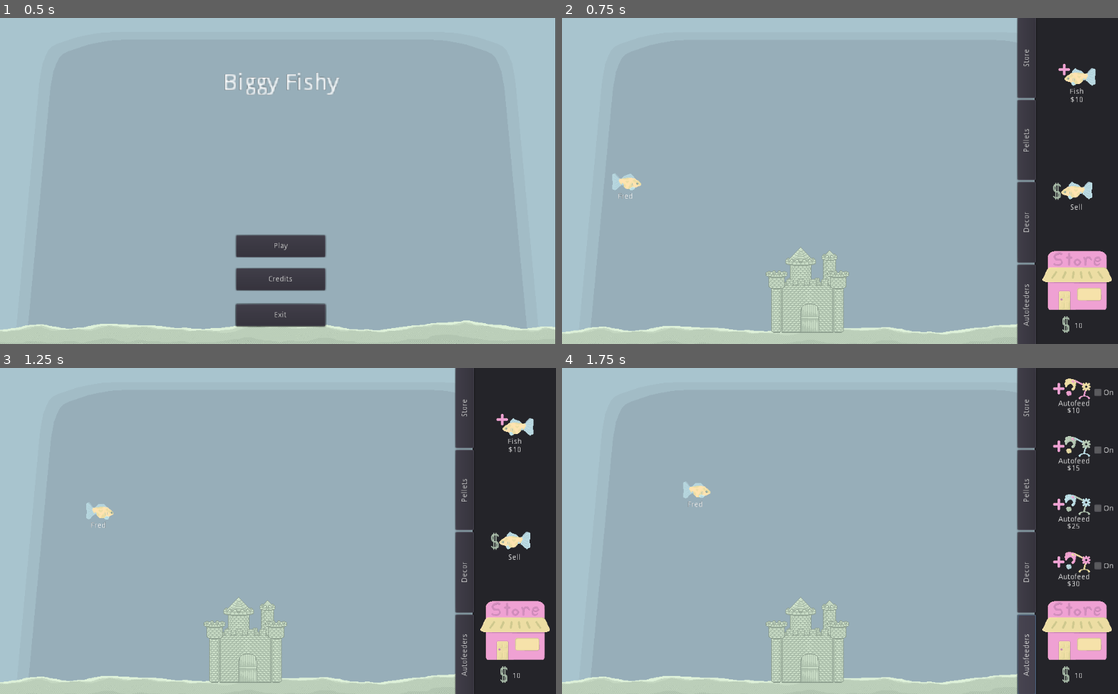
Above: before the commit, frames 1-4 (two rows, left to right).
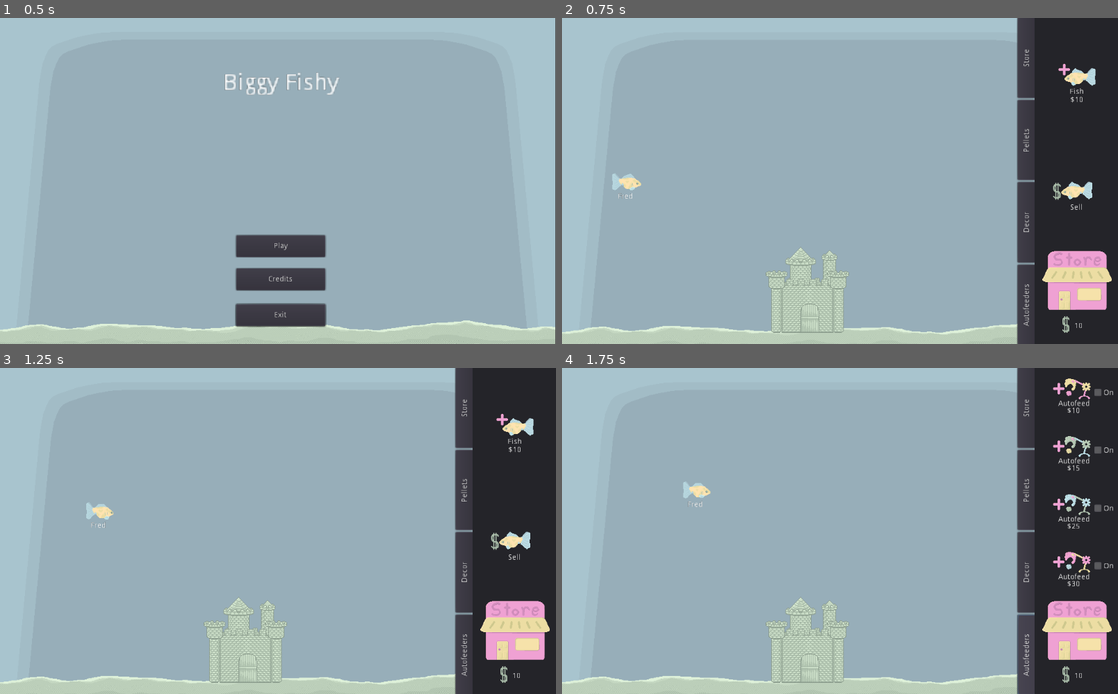
Above: after the commit, the same moments.

Repository: Struckdown/oohgamejam2020
Game: Godot game, scene res://Scenes/MainMenu.tscn
Same seed, same stepped clock (60 frames per second), same inputs: the game is played once before the commit and once after it.
Inputs:
- Up to frame 1 (0.5 s): no input
- Up to frame 2 (0.75 s): click "Play" at 0.5 s
- Up to frame 3 (1.25 s): no input
- Up to frame 4 (1.75 s): click "Autofeeders" at 1.25 s

Frame 1 is identical in both runs. In frame 2, 0.1% of the frame differs, in the area x 85-86%, y 0-100%; in frame 3, 0.1%; in frame 4, 0.2%.

Commit message:
Integrated BGM

Diff:
--- /dev/null
+++ b/src/BGM.tscn
@@ -0,0 +1,7 @@
+[gd_scene load_steps=2 format=2]
+
+[ext_resource path="res://Audio/biggyfishy4.wav" type="AudioStream" id=1]
+
+[node name="BGM" type="AudioStreamPlayer"]
+stream = ExtResource( 1 )
+autoplay = true
--- a/src/Scenes/StoreUI.tscn
+++ b/src/Scenes/StoreUI.tscn
@@ -28,53 +28,6 @@
 "_edit_use_anchors_": false
 }
 
-[node name="Background" type="Panel" parent="."]
-anchor_left = 0.85
-anchor_right = 1.0
-anchor_bottom = 0.993
-margin_left = -0.400024
-margin_right = 2.0
-margin_bottom = 4.20001
-__meta__ = {
-"_edit_lock_": true,
-"_edit_use_anchors_": false
-}
-
-[node name="Currency" type="Label" parent="Background"]
-anchor_right = 1.0
-anchor_bottom = 1.0
-margin_left = 73.0
-margin_top = 560.0
-margin_right = -38.0
-margin_bottom = -21.9999
-text = "50"
-__meta__ = {
-"_edit_use_anchors_": false
-}
-
-[node name="StoreIcon" type="TextureRect" parent="Background"]
-margin_left = 15.3425
-margin_top = 419.226
-margin_right = 143.343
-margin_bottom = 547.226
-texture = ExtResource( 1 )
-
-[node name="MoneyIcon" type="TextureRect" parent="Background"]
-margin_left = 50.6938
-margin_top = 549.154
-margin_right = 64.6938
-margin_bottom = 580.154
-texture = ExtResource( 7 )
-__meta__ = {
-"_edit_use_anchors_": false
-}
-
-[node name="AudioStreamPlayer" type="AudioStreamPlayer" parent="."]
-stream = ExtResource( 6 )
-
-[node name="BuyFishSFX" type="AudioStreamPlayer" parent="."]
-stream = ExtResource( 9 )
-
 [node name="Tabs" type="Tabs" parent="."]
 anchor_right = 0.028
 anchor_bottom = 0.363
@@ -138,6 +91,53 @@
 __meta__ = {
 "_edit_lock_": true
 }
+
+[node name="Background" type="Panel" parent="."]
+anchor_left = 0.85
+anchor_right = 1.0
+anchor_bottom = 0.993
+margin_left = -0.400024
+margin_right = 2.0
+margin_bottom = 4.20001
+__meta__ = {
+"_edit_lock_": true,
+"_edit_use_anchors_": false
+}
+
+[node name="Currency" type="Label" parent="Background"]
+anchor_right = 1.0
+anchor_bottom = 1.0
+margin_left = 73.0
+margin_top = 560.0
+margin_right = -38.0
+margin_bottom = -21.9999
+text = "50"
+__meta__ = {
+"_edit_use_anchors_": false
+}
+
+[node name="StoreIcon" type="TextureRect" parent="Background"]
+margin_left = 15.3425
+margin_top = 419.226
+margin_right = 143.343
+margin_bottom = 547.226
+texture = ExtResource( 1 )
+
+[node name="MoneyIcon" type="TextureRect" parent="Background"]
+margin_left = 50.6938
+margin_top = 549.154
+margin_right = 64.6938
+margin_bottom = 580.154
+texture = ExtResource( 7 )
+__meta__ = {
+"_edit_use_anchors_": false
+}
+
+[node name="AudioStreamPlayer" type="AudioStreamPlayer" parent="."]
+stream = ExtResource( 6 )
+
+[node name="BuyFishSFX" type="AudioStreamPlayer" parent="."]
+stream = ExtResource( 9 )
 
 [node name="Content" type="Control" parent="."]
 margin_left = 868.425
--- a/src/project.godot
+++ b/src/project.godot
@@ -22,6 +22,7 @@
 [autoload]
 
 GameManager="*res://Scripts/GameManager.gd"
+Bgm="*res://BGM.tscn"
 
 [display]
 
Not shown, added: src/Audio/biggyfishy4.wav.import
